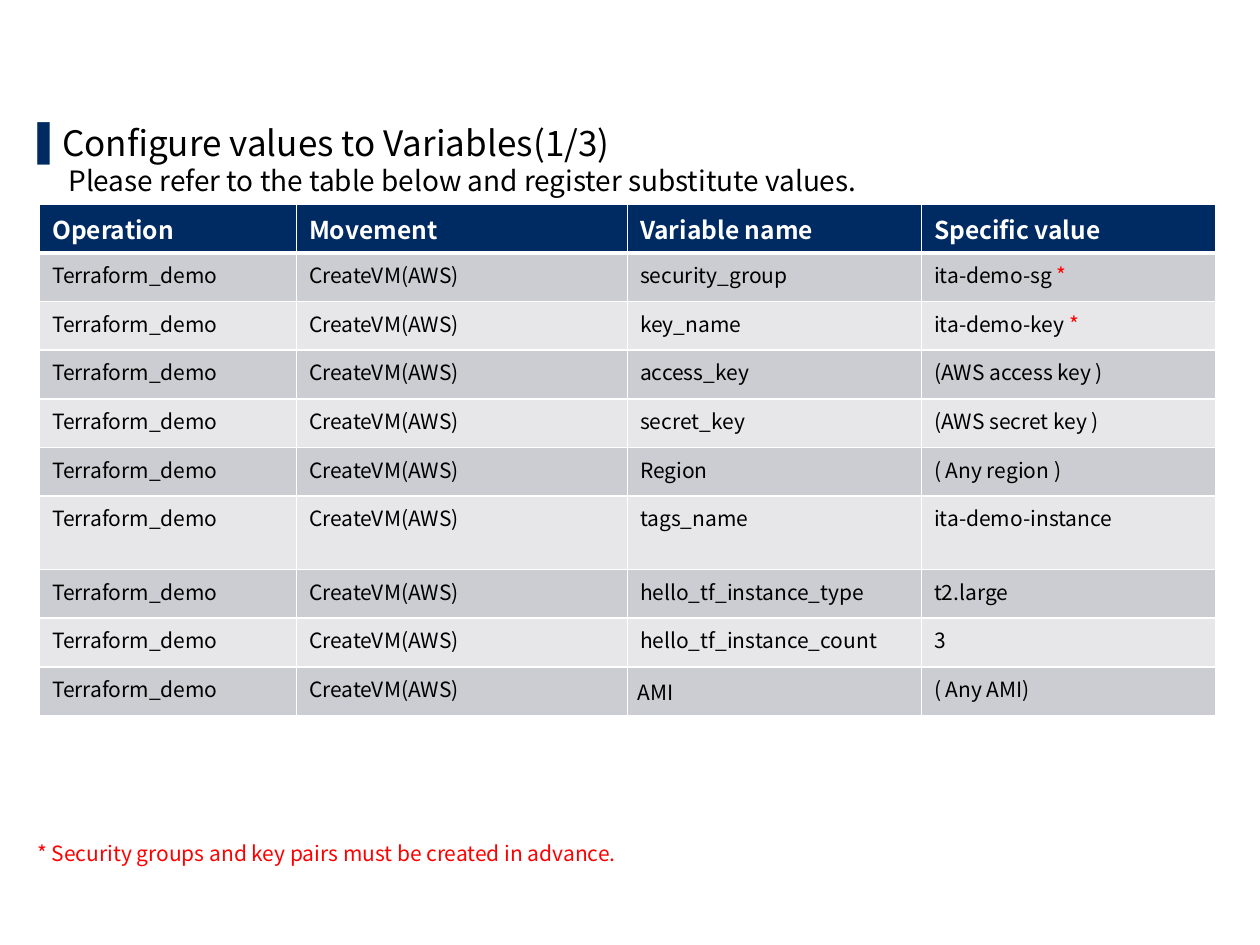
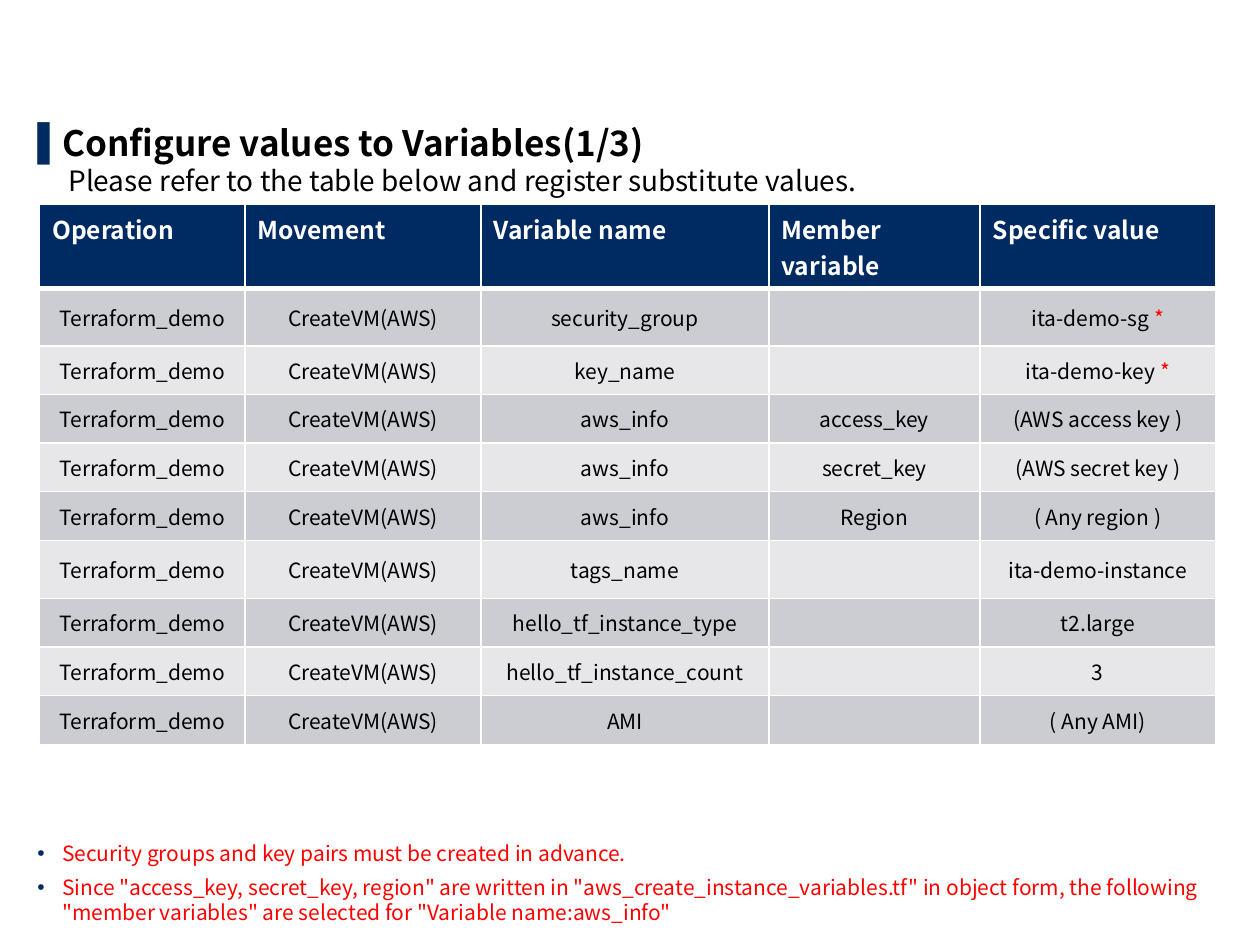
Before and after one commit to exastro-suite/it-automation-docs, a slide deck: slide 32 of asset/Learn/ITA-Terraform-driver-practice_en.pptx (slide 33 before the commit). Drawn at 1260x945 pixels with LibreOffice and Linux fonts; fonts in the diff are those of the drawing; background and template pictures are left out. Boxes give left, top, right and bottom in pixels: in the first picture for what was removed or moved away, otherwise in the second. Text is boxed around its words. In the diff, an @@ line names an element or a change of style, - is before the commit and + after.

```diff
--- a/asset/Learn/ITA-Terraform-driver-practice_en.pptx
+++ b/asset/Learn/ITA-Terraform-driver-practice_en.pptx
@@ text at (62, 127, 856, 198): bold on in "Configure values to Variables(1/3)" @@
@@ table at (39, 204, 1215, 738) @@
-column 3: Variable name | security_group | key_name | access_key | secret_key | Region | tags_name | hello_tf_instance_type | hello_tf_instance_count | AMI
+column 3: Variable name | security_group | key_name | aws_info | aws_info | aws_info | tags_name | hello_tf_instance_type | hello_tf_instance_count | AMI
+column 4: Member variable |  |  | access_key | secret_key | Region |  |  |  | 
@@ text at (62, 844, 1198, 923): text changed @@
-* Security groups and key pairs must be created in advance.
+• Security groups and key pairs must be created in advance.
+• Since "access_key, secret_key, region" are written in "aws_create_instance_variables.tf" in object form, the following "member variables" are selected for "Variable name:aws_info"
```
Also in this commit, not shown: 16 other slides changed, 1 slide removed, 11 other files.
